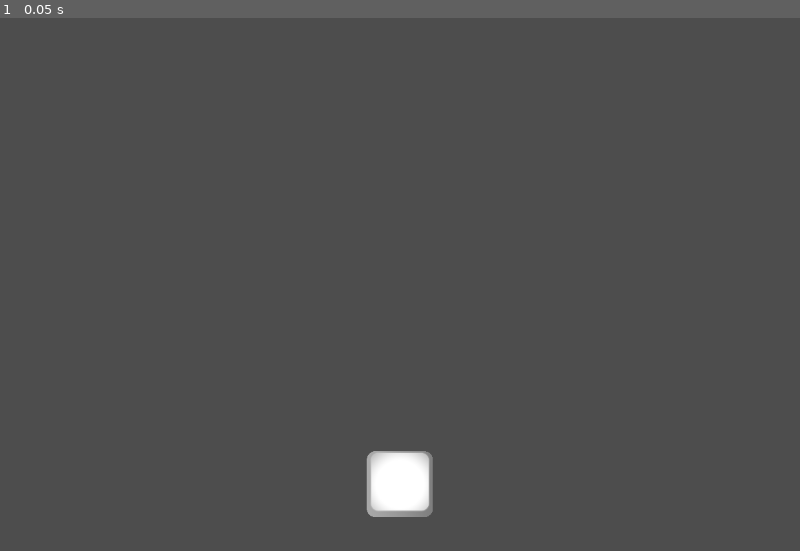
Above: before the commit, frame 1.
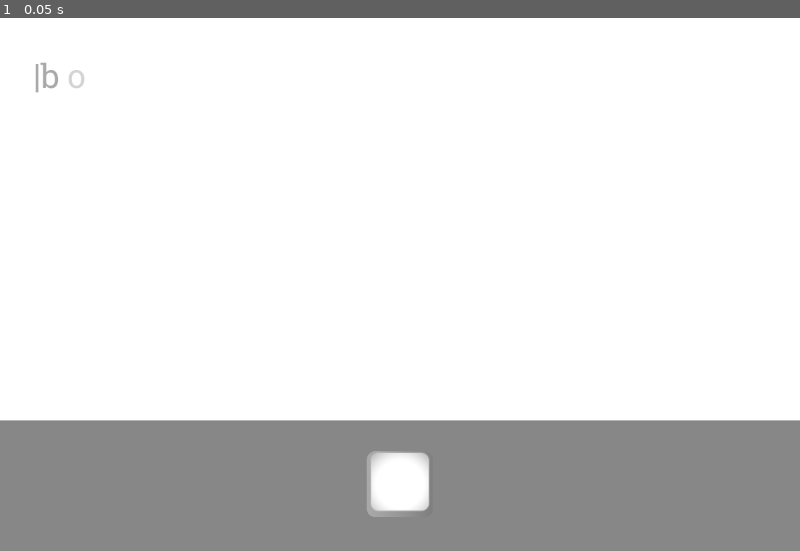
Above: after the commit, the same moment.

Repository: CoupCritik/GodotMusicMail
Game: Godot game, scene res://Scenes/main.tscn
The game is run twice, just before and just after one commit, with the same random seed, the same clock (stepped at 60 frames per second) and the same inputs. Sound files missing from this copy of the repository are replaced by a short silence.
Inputs:
- Up to frame 1 (0.05 s): no input

The runs differ from the first frame. In frame 1, 99% of the frame differs, in the area x 0-100%, y 0-100%.

Commit message:
le jeu. (fini)

Diff:
--- a/Scenes/baton.tscn
+++ b/Scenes/baton.tscn
@@ -1,7 +1,22 @@
 [gd_scene load_steps=6 format=3 uid="uid://ckskmdag6jvsx"]
 
 [ext_resource type="Texture2D" uid="uid://ml21yyt236wv" path="res://Sprites/baton.png" id="1_weebp"]
-[ext_resource type="Script" uid="uid://cisov4c2x8ohl" path="res://Scenes/baton.gd" id="2_ctkc6"]
+[ext_resource type="Script" uid="uid://cisov4c2x8ohl" path="res://Scripts/baton.gd" id="2_ctkc6"]
+
+[sub_resource type="Animation" id="Animation_d2ugk"]
+length = 0.001
+tracks/0/type = "value"
+tracks/0/imported = false
+tracks/0/enabled = true
+tracks/0/path = NodePath(".:position")
+tracks/0/interp = 1
+tracks/0/loop_wrap = true
+tracks/0/keys = {
+"times": PackedFloat32Array(0),
+"transitions": PackedFloat32Array(1),
+"update": 0,
+"values": [Vector2(0, 0)]
+}
 
 [sub_resource type="Animation" id="Animation_ctkc6"]
 resource_name = "slide"
@@ -18,21 +33,6 @@
 "values": [Vector2(-100, 700), Vector2(600, 700)]
 }
 
-[sub_resource type="Animation" id="Animation_d2ugk"]
-length = 0.001
-tracks/0/type = "value"
-tracks/0/imported = false
-tracks/0/enabled = true
-tracks/0/path = NodePath(".:position")
-tracks/0/interp = 1
-tracks/0/loop_wrap = true
-tracks/0/keys = {
-"times": PackedFloat32Array(0),
-"transitions": PackedFloat32Array(1),
-"update": 0,
-"values": [Vector2(0, 0)]
-}
-
 [sub_resource type="AnimationLibrary" id="AnimationLibrary_dwhv2"]
 _data = {
 &"RESET": SubResource("Animation_d2ugk"),
--- a/Scenes/main.tscn
+++ b/Scenes/main.tscn
@@ -1,15 +1,20 @@
-[gd_scene load_steps=5 format=3 uid="uid://dxb2riyu3t4ve"]
+[gd_scene load_steps=6 format=3 uid="uid://dxb2riyu3t4ve"]
 
 [ext_resource type="Script" uid="uid://bsfycc7bngb3s" path="res://Scripts/main.gd" id="1_jjgbg"]
 [ext_resource type="AudioStream" uid="uid://u1x24r8i5p51" path="res://Audio/In-the-hall-of-the-mountain-king.mp3" id="2_bo1nx"]
 [ext_resource type="Texture2D" uid="uid://b07dr5eyb8j2c" path="res://Sprites/touche.png" id="3_jjvhh"]
-[ext_resource type="Script" uid="uid://dpi1p4nb8trd8" path="res://Scenes/Touche.gd" id="4_kry3j"]
+[ext_resource type="Texture2D" uid="uid://ct62aes246k3s" path="res://Sprites/barre.png" id="3_kry3j"]
+[ext_resource type="Script" uid="uid://dpi1p4nb8trd8" path="res://Scripts/Touche.gd" id="4_kry3j"]
 
 [node name="Main" type="Node2D"]
 script = ExtResource("1_jjgbg")
 
 [node name="AudioStreamPlayer" type="AudioStreamPlayer" parent="."]
 stream = ExtResource("2_bo1nx")
+
+[node name="Barre" type="Sprite2D" parent="."]
+position = Vector2(600, 400)
+texture = ExtResource("3_kry3j")
 
 [node name="Touche" type="Sprite2D" parent="."]
 position = Vector2(600, 700)
--- /dev/null
+++ b/Scenes/texte.tscn
@@ -0,0 +1,20 @@
+[gd_scene load_steps=4 format=3 uid="uid://b3y3srxfp21av"]
+
+[ext_resource type="Texture2D" uid="uid://bvinu7ih1js71" path="res://Sprites/ecran.png" id="1_1k47n"]
+[ext_resource type="Script" uid="uid://disgliywrx0u2" path="res://Scripts/rich_text_label.gd" id="1_wyeox"]
+[ext_resource type="FontFile" uid="uid://bm0wrbvwokoi3" path="res://Fonts/RobotoSlab-Regular.ttf" id="2_ixip3"]
+
+[node name="Texte" type="Node2D"]
+
+[node name="Ecran" type="Sprite2D" parent="."]
+position = Vector2(600, 400)
+texture = ExtResource("1_1k47n")
+
+[node name="RichTextLabel" type="RichTextLabel" parent="."]
+offset_left = 50.0
+offset_top = 52.0
+offset_right = 1150.0
+offset_bottom = 748.0
+theme_override_fonts/normal_font = ExtResource("2_ixip3")
+theme_override_font_sizes/normal_font_size = 50
+script = ExtResource("1_wyeox")
--- a/Scripts/main.gd
+++ b/Scripts/main.gd
@@ -11,6 +11,7 @@
 
 var tempnum = 4
 var baton = preload("res://Scenes/baton.tscn")
+var texte = preload("res://Scenes/texte.tscn")
 
 #Tous les beats auquel il faut changer le bpm
 var dico = {
@@ -42,6 +43,11 @@
 func _ready() -> void:
 
 	$AudioStreamPlayer.play()
+
+	#initialisation du texte
+	var text = texte.instantiate()
+	add_child(text)
+	move_child(text, 0)
 
 	#Initialisation de hitlist
 	for i in range (300):
--- /dev/null
+++ b/Scripts/rich_text_label.gd
@@ -0,0 +1,71 @@
+extends RichTextLabel
+
+var texte_a_ecrire: String = "bonjour_les_amis,_ça_va⇧?⏎pas_moi,⏎à_mon_grand_damne⇧."
+var etape: int = 0  # Nombre de lettres tapées correctement
+
+func _ready() -> void:
+	bbcode_enabled = true
+	update_display()
+
+func _input(event: InputEvent) -> void:
+	if event is InputEventKey and event.pressed and not event.echo:
+		if etape >= texte_a_ecrire.length():
+			return  # Tout est déjà tapé
+
+		var charactere_attendu := texte_a_ecrire[etape]
+		var input := OS.get_keycode_string(event.keycode).to_lower()
+
+		if input == charactere_attendu.to_lower():
+			etape += 1
+			update_display()
+
+		if input == "space" and charactere_attendu == "_" :
+			etape +=1
+			update_display()
+
+		if input == "semicolon" and charactere_attendu == "." :
+			etape +=1
+			update_display()
+
+		if input == "enter" and charactere_attendu =="⏎" :
+			etape +=1
+			update_display()
+
+		if input =="9" and charactere_attendu == "ç":
+			etape +=1
+			update_display()
+
+		if input == "comma":
+			if charactere_attendu =="?" or charactere_attendu == ",":
+				etape +=1
+				update_display()
+
+		if input == "0" and charactere_attendu == "à":
+			etape +=1
+			update_display()
+
+		if input == "shift" and charactere_attendu == "⇧":
+			etape +=1
+			update_display()
+
+func update_display() -> void:
+	var result := ""
+
+	for i in texte_a_ecrire.length():
+		if i < etape:
+			if texte_a_ecrire[i] == "_":
+				result += " "
+			elif texte_a_ecrire[i] == "⏎":
+				result += "\n"
+			elif texte_a_ecrire[i] == "⇧":
+				result += ""
+			else:
+				result += "[color=black]" + texte_a_ecrire[i] + "[/color]"
+		elif i == etape:
+			result += "[color=darkgray]" + "|" + "[/color]"
+			result += "[color=darkgray]" + texte_a_ecrire[i] + "[/color]"
+		elif i == etape + 1:
+			result += " "
+			result += "[color=lightgray]" + texte_a_ecrire[i] + "[/color]"
+
+	text = result
Binary file added: Fonts/RobotoSlab-Regular.ttf
Not shown, added: Fonts/RobotoSlab-Regular.ttf.import
Renamed: Scenes/Touche.gd -> Scripts/Touche.gd
Renamed: Scenes/Touche.gd.uid -> Scripts/Touche.gd.uid
Renamed: Scenes/baton.gd -> Scripts/baton.gd
Renamed: Scenes/baton.gd.uid -> Scripts/baton.gd.uid
Not shown, added: Scripts/rich_text_label.gd.uid
Binary file added: Sprites/barre.png
Not shown, added: Sprites/barre.png.import
Binary file added: Sprites/ecran.png
Not shown, added: Sprites/ecran.png.import
Not shown, changed: README.md
